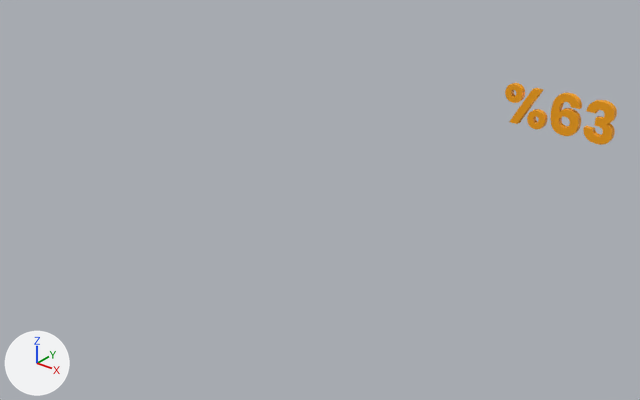
An edit to the glTF model assets/DataModel11_3/Bina/yuzdeyazi.gltf, drawn before and after from the same camera.
Camera for both pictures: a 50 mm camera at (0.49, -0.406, 0.298) aimed at (0.155, 0.012, 0.039). Arrows for +X, +Y and +Z are at lower left; the lights stay in place. Where no turn or scale is listed for an object, it has been applied to the vertices. Vertices at the same position are counted once.

The first picture shows 'simsekyazi.001'.
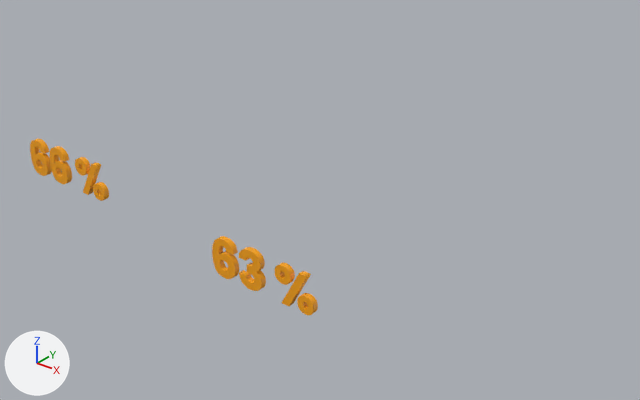
The change, as a diff of the scene's bpy script:
```diff
--- a/assets/DataModel11_3/Bina/yuzdeyazi.gltf.py
+++ b/assets/DataModel11_3/Bina/yuzdeyazi.gltf.py
@@ me_text_002 @@
 me_text_002.from_pydata(...)  # 1942 vertices, 3876 faces; spans x 0.0983..0.1173, y 0.0452..0.0523, z -0.001..0.001
 # used by ob_simsekyazi_001; location = (0.0, -0.0128, 0.0); rotation_euler = (1.571, 0.0, 0.0), in degrees (90, 0, 0); scale = (3.01, 3.01, 1.52)
+# me_text_002 part 1: the loose piece of 312 vertices spanning x 0.0983..0.1014, y 0.0488..0.052, z -0.001..0.001 is moved by (-0.068, -0.0529, 0.0)
+# me_text_002 part 2: the loose piece of 8 vertices spanning x 0.0995..0.1047, y 0.0453..0.0519, z -0.001..0.001 is moved by (-0.068, -0.0529, 0.0)
+# me_text_002 part 3: the loose piece of 360 vertices spanning x 0.1028..0.1059, y 0.0452..0.0484, z -0.001..0.001 is moved by (-0.068, -0.0529, 0.0)
+# me_text_002 part 4: the loose piece of 636 vertices spanning x 0.1125..0.1173, y 0.0452..0.0523, z -0.001..0.001 is moved by (-0.0898, -0.0529, 0.0)
+# me_text_002 part 5: the loose piece of 626 vertices spanning x 0.1067..0.1116, y 0.0453..0.0523, z -0.001..0.001 is moved by (-0.0898, -0.0529, 0.0)
 me_text_002.materials.append(mat_penceresolar_005)
@@ me_text_003 @@
+me_text_003.from_pydata(...)  # 1932 vertices, 3860 faces; spans x -0.1387..-0.043, y -0.0023..0.0023, z -0.0135..0.0185
+me_text_003.materials.append(mat_penceresolar_005)  # orange #fda60a
@@ ob_simsekyazi_001 @@
 ob_simsekyazi_001.rotation_euler = (1.571, 0.0, 0.0)  # degrees (90, 0, 0)
-ob_simsekyazi_001.scale = (3.01, 3.01, 1.52)
+ob_simsekyazi_001.scale = (4.51, 4.51, 2.28)
@@ ob_simsekyazi_002 @@
+ob_simsekyazi_002 = bpy.data.objects.new('simsekyazi.002', me_text_003)
+ob_simsekyazi_002.location = (0.0, -0.0128, 0.0)
```

Location of each change, (x1, y1, x2, y2) in pixels of the pictures (640 x 400 px; the box of a moved part takes in the faces that stretch with it):
'simsekyazi.001', reshaped, rescaled (27% taller): before (505, 83, 617, 145); after (212, 236, 318, 315)
'simsekyazi.002', added (orange): after (30, 139, 109, 201)
part 1 of me_text_002, moved or reshaped: before (505, 83, 525, 103); after (275, 262, 295, 285)
part 2 of me_text_002, moved or reshaped: before (509, 88, 544, 124); after (282, 271, 311, 306)
part 3 of me_text_002, moved or reshaped: before (527, 109, 547, 129); after (297, 293, 318, 315)
part 4 of me_text_002, moved or reshaped: before (583, 100, 617, 145); after (239, 247, 266, 291)
part 5 of me_text_002, moved or reshaped: before (551, 92, 582, 136); after (212, 236, 239, 279)
